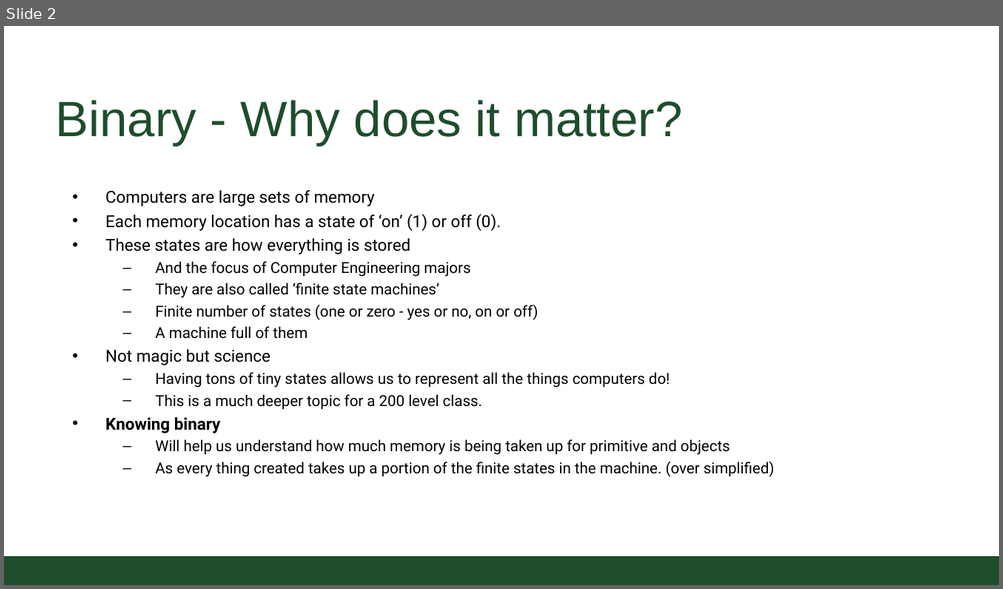
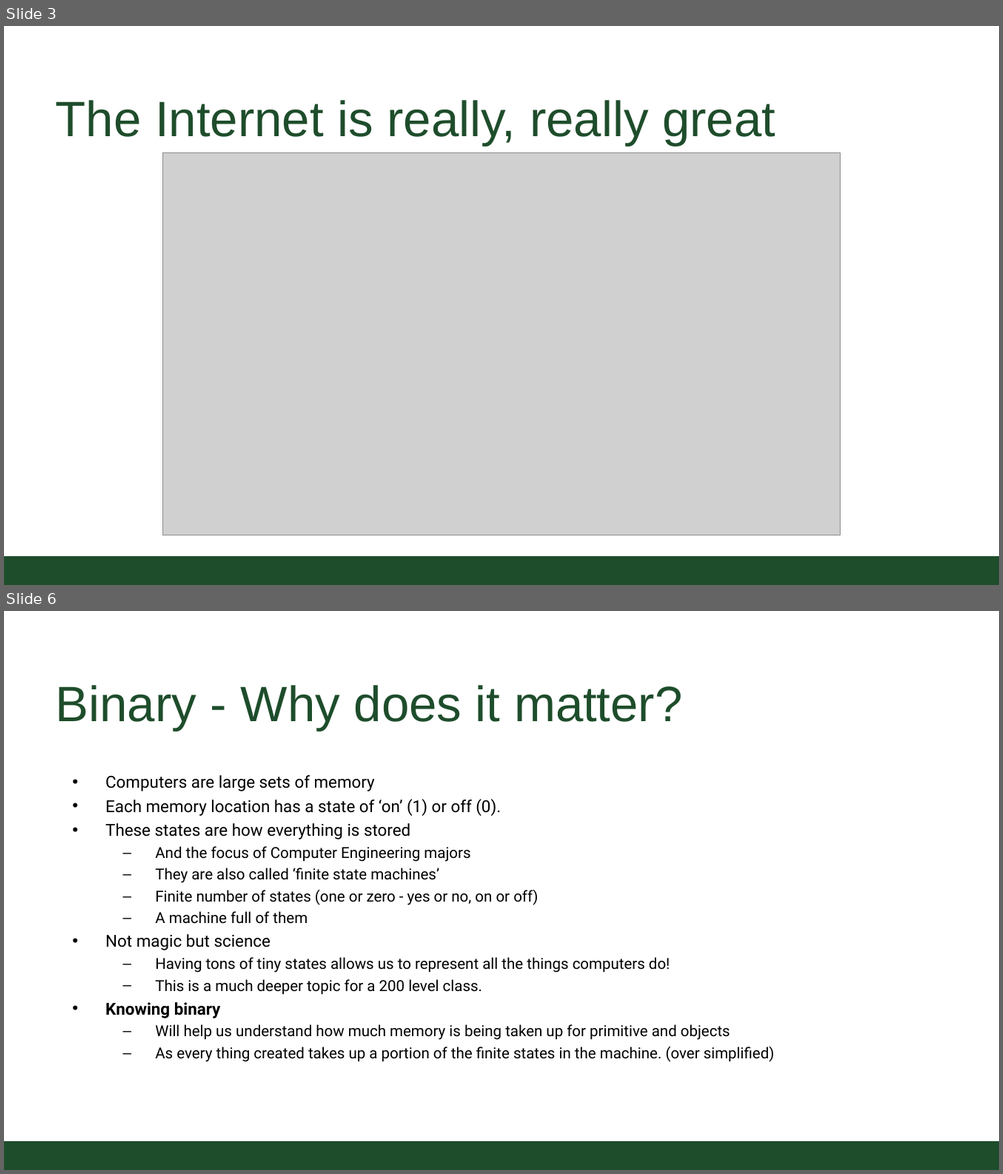
Before and after one commit to CSU-CS150B/handouts, a slide deck: Slides/On-Campus/09_01_1and0AddUp.pptx. Shown one above the other, each under a label of ours: slide 2 before the commit, slides 3 and 6 after it; the slides between them are not shown. The pictures are 1003x589 and 1003x1174 pixels, drawn with LibreOffice and Linux fonts; fonts in the diff are those of the drawing; grey boxes stand for pictures; background and template pictures are left out. Boxes give left, top, right and bottom in pixels: in the first picture for what was removed or moved away, otherwise in the second. Text is boxed around its words. In the diff, an @@ line names an element or a change of style, - is before the commit and + after.

```diff
--- a/Slides/On-Campus/09_01_1and0AddUp.pptx
+++ b/Slides/On-Campus/09_01_1and0AddUp.pptx
@@ slide 3 added at (4, 26, 999, 585), background #FFFFFF; not listed: 1 template element that a slide beside it also shows @@
@@ title added at (56, 100, 775, 146), 54.4 pt, text #1E4D2B @@
+The Internet is really, really great
@@ picture added at (162, 153, 840, 535) @@
@@ what was slide 2 is now slide 6 @@
```
Also in this commit, not shown: 3 other slides added, 1 slide removed, 2 other files.
